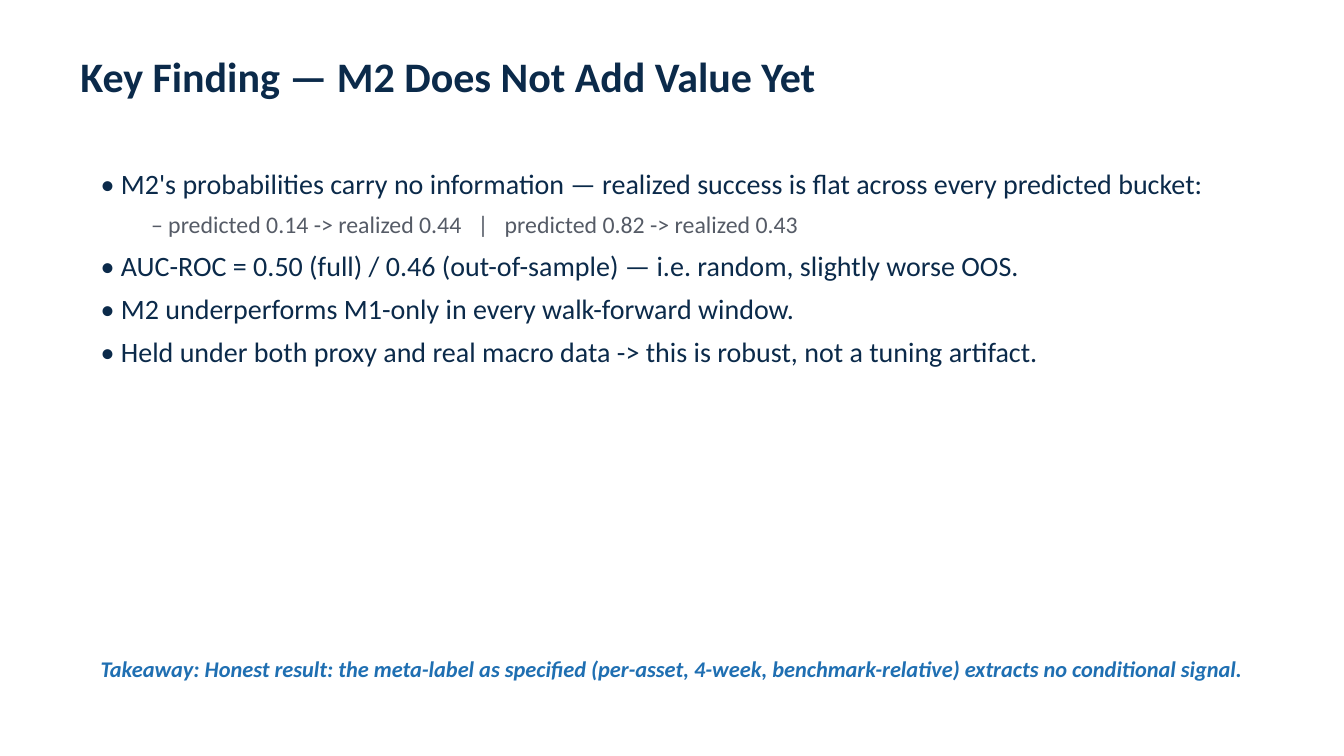
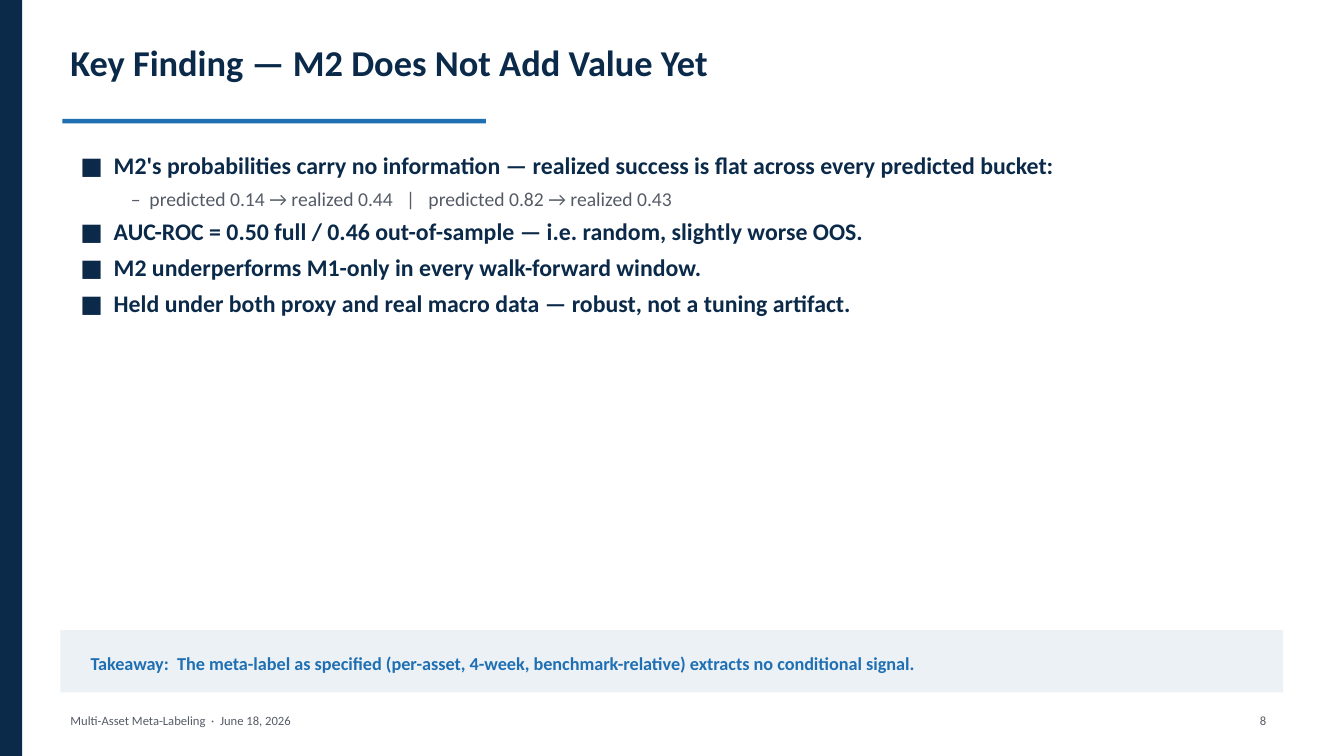
Before and after one commit to elakumuk/SSGA-Summer2026, a slide deck: slide 9 of reports/Meta_Labeling_Deck.pptx. Drawn at 1344x756 pixels with LibreOffice and Linux fonts; fonts in the diff are those of the drawing. Boxes give left, top, right and bottom in pixels: in the first picture for what was removed or moved away, otherwise in the second. Text is boxed around its words. In the diff, an @@ line names an element or a change of style, - is before the commit and + after.

```diff
--- a/reports/Meta_Labeling_Deck.pptx
+++ b/reports/Meta_Labeling_Deck.pptx
@@ rectangle added at box(0, 0, 22, 756), fill #0B2A4A @@
@@ text "Key Finding — M2 Does ...": place and size @@
-text "Key Finding — M2 Does ..." at box(80, 62, 815, 99)
+text "Key Finding — M2 Does ..." at box(70, 50, 708, 82)
@@ text "Key Finding — M2 Does ..." at box(70, 50, 708, 82): size 30 to 26 pt @@
@@ rectangle added at box(63, 119, 486, 123), fill #1F6FB2 @@
@@ text at box(114, 157, 1053, 316): text changed; size 20 to 17 pt; bold on @@
-• M2's probabilities carry no information — realized success is flat across every predicted bucket:
-  – predicted 0.14 -> realized 0.44 | predicted 0.82 -> realized 0.43
-• AUC-ROC = 0.50 (full) / 0.46 (out-of-sample) — i.e. random, slightly worse OOS.
-• M2 underperforms M1-only in every walk-forward window.
-• Held under both proxy and real macro data -> this is robust, not a tuning artifact.
+■ M2's probabilities carry no information — realized success is flat across every predicted bucket:
+  – predicted 0.14 → realized 0.44 | predicted 0.82 → realized 0.43
+■ AUC-ROC = 0.50 full / 0.46 out-of-sample — i.e. random, slightly worse OOS.
+■ M2 underperforms M1-only in every walk-forward window.
+■ Held under both proxy and real macro data — robust, not a tuning artifact.
@@ rectangle added at box(60, 630, 1284, 693), fill #ECF1F6 @@
@@ text "Takeaway: The meta-label as specified ..." at box(91, 656, 914, 673): vertical alignment top to middle @@
@@ text at box(91, 656, 914, 673): text changed; size 16 to 13 pt; italic off @@
-Takeaway: Honest result: the meta-label as specified (per-asset, 4-week, benchmark-relative) extracts no conditional signal.
+Takeaway: The meta-label as specified (per-asset, 4-week, benchmark-relative) extracts no conditional signal.
@@ text added at box(70, 716, 291, 727), 9 pt, text #555B66 @@
+Multi-Asset Meta-Labeling · June 18, 2026
@@ text added at box(1260, 716, 1266, 725), 9 pt, text #555B66 @@
+8
```
Also in this commit, not shown: 11 other slides changed, 1 other file.
